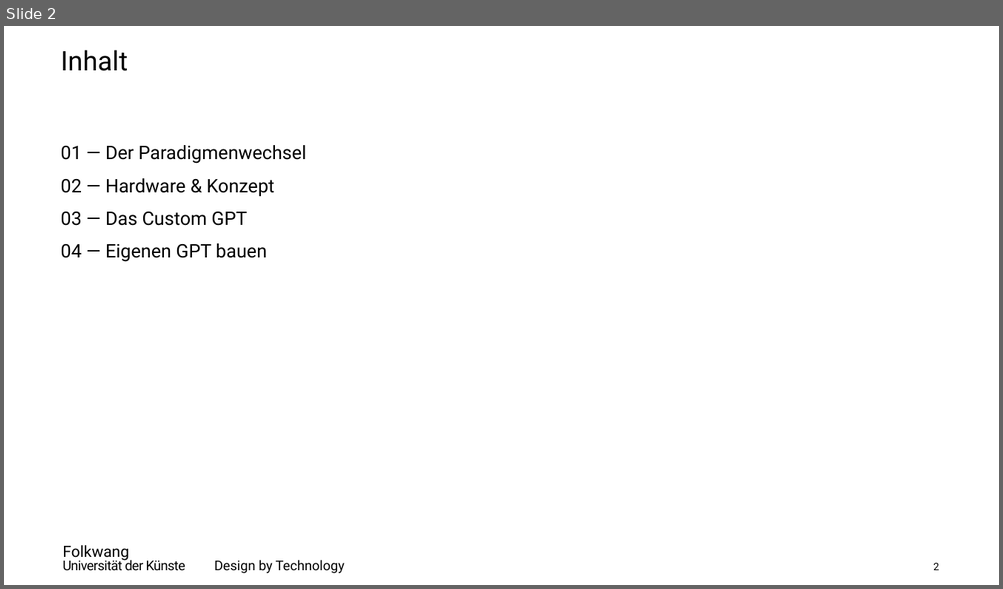
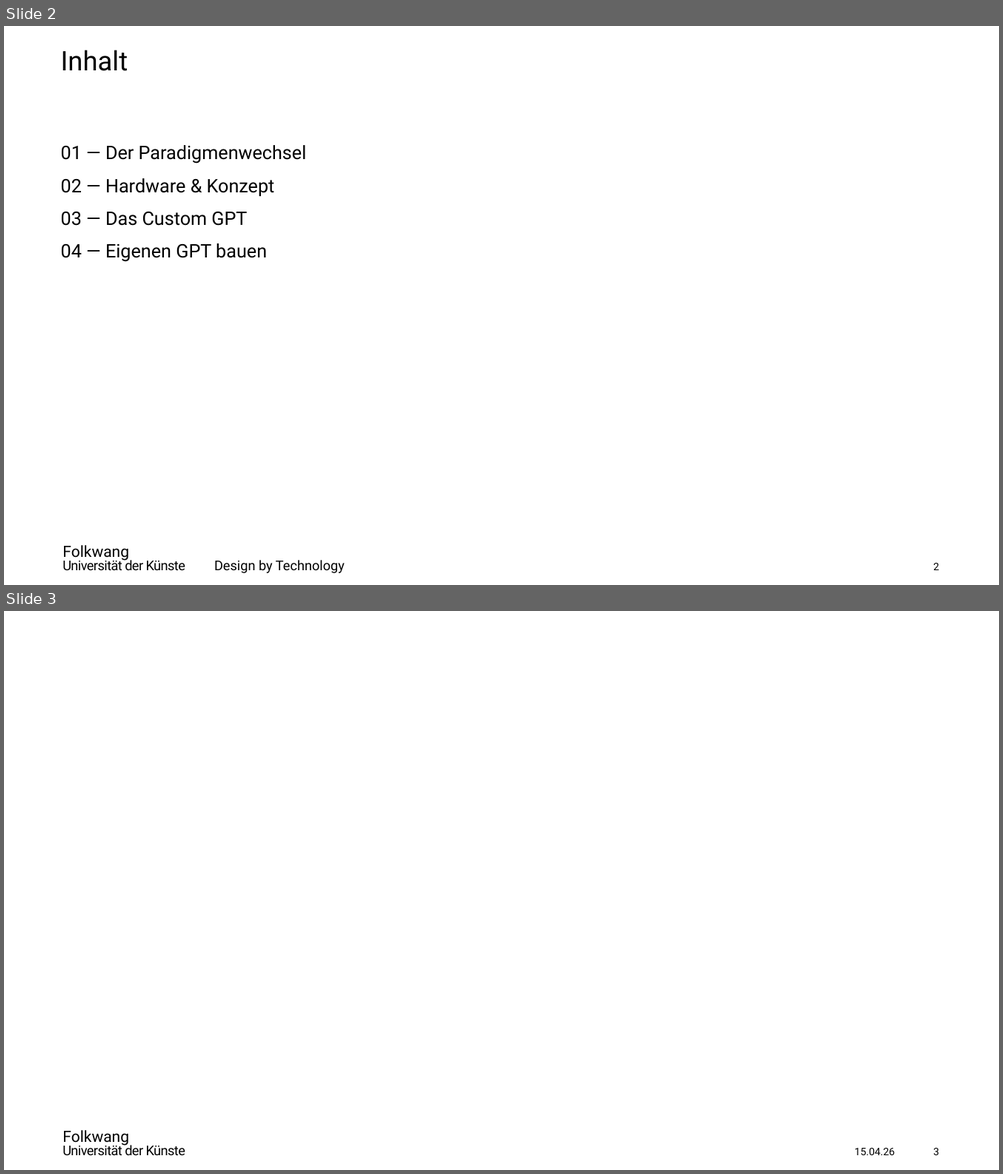
Before and after one commit to archilab/Pathfinder_Workshop, a slide deck: 07_presentations/Pathfinder_Workshop_Einfuehrung.pptx. Shown one above the other, each under a label of ours: slide 2 before the commit, slides 2 and 3 after it. The pictures are 1003x589 and 1003x1174 pixels, drawn with LibreOffice and Linux fonts; fonts in the diff are those of the drawing; background and template pictures are left out. Boxes give left, top, right and bottom in pixels: in the first picture for what was removed or moved away, otherwise in the second. Text is boxed around its words. In the diff, an @@ line names an element or a change of style, - is before the commit and + after.

```diff
--- a/07_presentations/Pathfinder_Workshop_Einfuehrung.pptx
+++ b/07_presentations/Pathfinder_Workshop_Einfuehrung.pptx
@@ slide 3 added at [4,611,999,1170], background picture (left out); not listed: 2 template elements that a slide beside it also shows @@
@@ text added at [854,1148,894,1156], 10 pt, text #000000 @@
+15.04.26
@@ page number added at [933,1148,939,1156], 10 pt, text #000000 @@
+3
```
Also in this commit, not shown: 4 slides changed, 2 other slides added, 26 other files.
